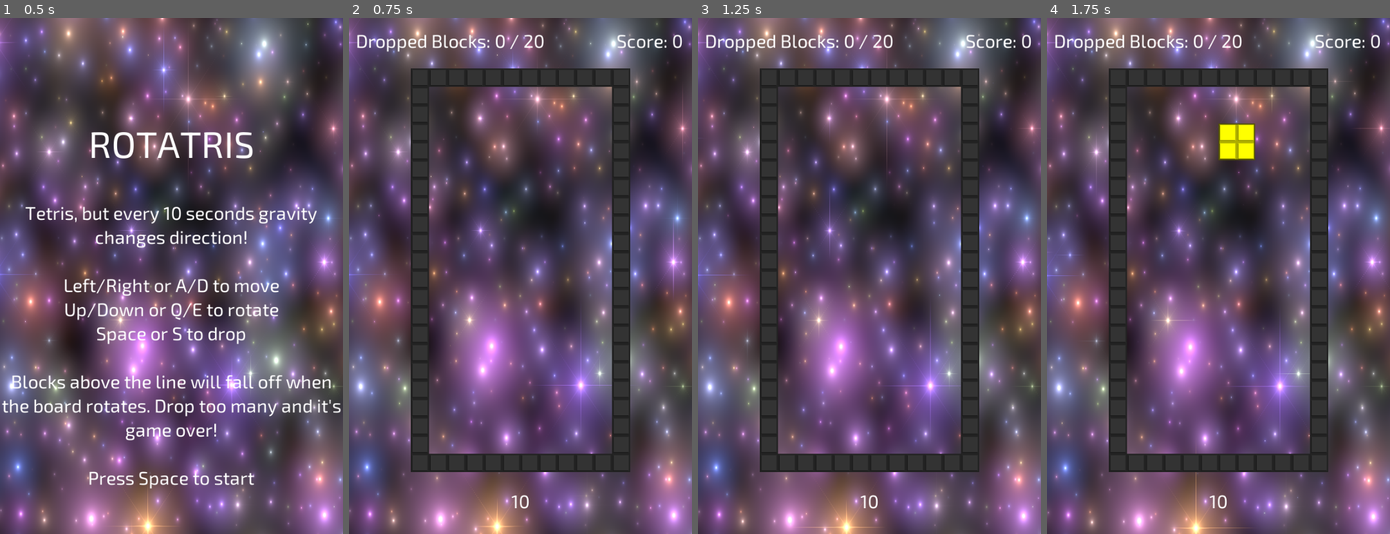
Above: before the commit, frames 1-4 (left to right).
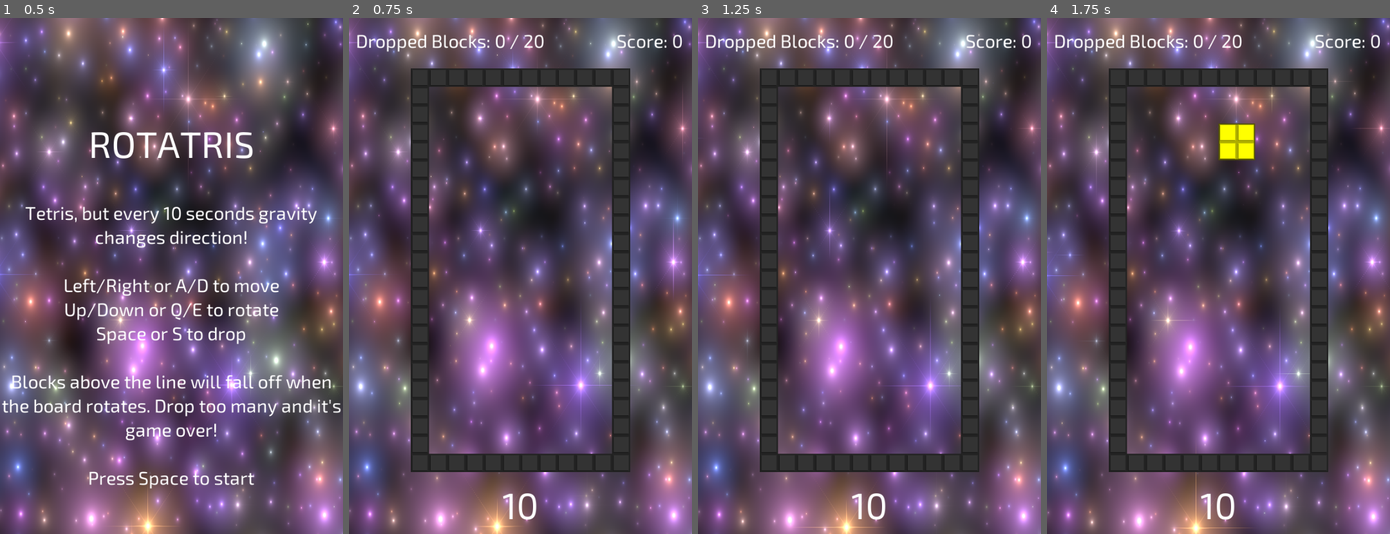
Above: after the commit, the same moments.

Repository: danielcannell/rotatris
Game: Godot game, scene res://Main.tscn
Two runs of this game, one before a commit and one after it. Both use one fixed random seed, a clock stepped at 60 frames per second and the inputs below.
Inputs:
- Up to frame 1 (0.5 s): no input
- Up to frame 2 (0.75 s): hold Right (move_right) from 0.53 s (still down); tap Space (drop) at 0.6 s
- Up to frame 3 (1.25 s): keep holding Right (move_right)
- Up to frame 4 (1.75 s): release Right (move_right) at 1.28 s; hold Left (move_left) from 1.28 s (still down); tap Down (rotate_ccw) at 1.35 s

Frame 1 is identical in both runs. In frame 2, 0.2% of the frame differs, in the area x 44-55%, y 92-98%; in frame 3, 0.2%; in frame 4, 0.2%.

Commit message:
Make countdown timer use the title font

Diff:
--- a/Main.tscn
+++ b/Main.tscn
@@ -76,11 +76,11 @@
 
 [node name="CountdownLabel" type="Label" parent="UI"]
 margin_left = 200.0
-margin_top = 823.0
+margin_top = 810.0
 margin_right = 400.0
-margin_bottom = 862.0
+margin_bottom = 887.0
 grow_horizontal = 2
-custom_fonts/font = ExtResource( 3 )
+custom_fonts/font = ExtResource( 5 )
 text = "10"
 align = 1
 
